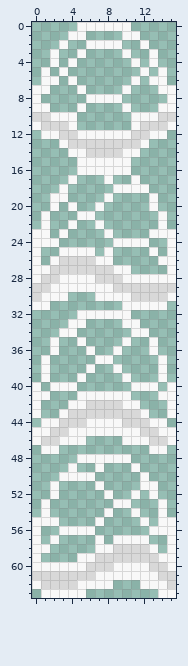
File history of a pixel-art sprite, Brand new powerups/Plasma Shell/SMB3 Styled - DeviousQuacks23/part-shell.png. Above: the version before the commit.
The file is 32x128 pixels, drawn in blocks of 2x2; one block is one cell here.
Once edited:
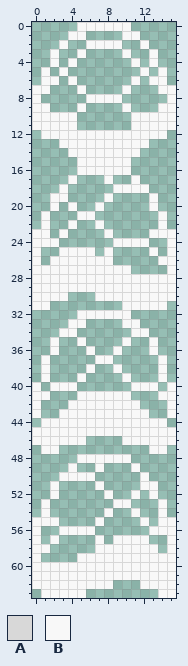
Palette (. is transparent): A #d8d8d8  B #f8f8f8
Difference:
@@ x 0..15 @@
  9 BB...B....B...BB
-10 AABBB......BBBAA
-11 BAAAB......BAAAB
-12 .BBAABBBBBBAABB.
-13 ...BAAAAAAAAB...
-14 ....BBAAAABB....
+10 BBBBB......BBBBB
+11 BBBBB......BBBBB
+12 .BBBBBBBBBBBBBB.
+13 ...BBBBBBBBBB...
+14 ....BBBBBBBB....
 15 .....BBBBBB.....
@@ x 0..15 @@
 25 B..BBBB.B....B.B
-26 B.BAAAABB.....BB
-27 BBAAAAAAABB....B
-28 BAABBBBAAABBBBBB
-29 AABBBBBBBAAAAAAA
-30 ABBB...BBBBAAAAB
+26 B.BBBBBBB.....BB
+27 BBBBBBBBBBB....B
+28 BBBBBBBBBBBBBBBB
+29 BBBBBBBBBBBBBBBB
+30 BBBB...BBBBBBBBB
 31 BB........BBBBB.
@@ x 0..15 @@
 41 BB...BBBBBB...BB
-42 B...BBAAAABB...B
-43 B..BAAAAAAAAB..B
-44 .BBAAABBBBAAABB.
-45 BBAABBBBBBBBAABB
-46 BAABBB....BBBAAB
+42 B...BBBBBBBB...B
+43 B..BBBBBBBBBB..B
+44 .BBBBBBBBBBBBBB.
+45 BBBBBBBBBBBBBBBB
+46 BBBBBB....BBBBBB
 47 .BB..........BB.
@@ x 0..15 @@
 57 B.B....B.BBBB..B
-58 BB.....BBAAAAB.B
-59 B....BBAAAAAAABB
-60 BBBBBBAAABBBBAAB
-61 AAAAAAABBBBBBBAA
-62 BAAAABBBB...BBBA
+58 BB.....BBBBBBB.B
+59 B....BBBBBBBBBBB
+60 BBBBBBBBBBBBBBBB
+61 BBBBBBBBBBBBBBBB
+62 BBBBBBBBB...BBBB
 63 .BBBBB........BB
